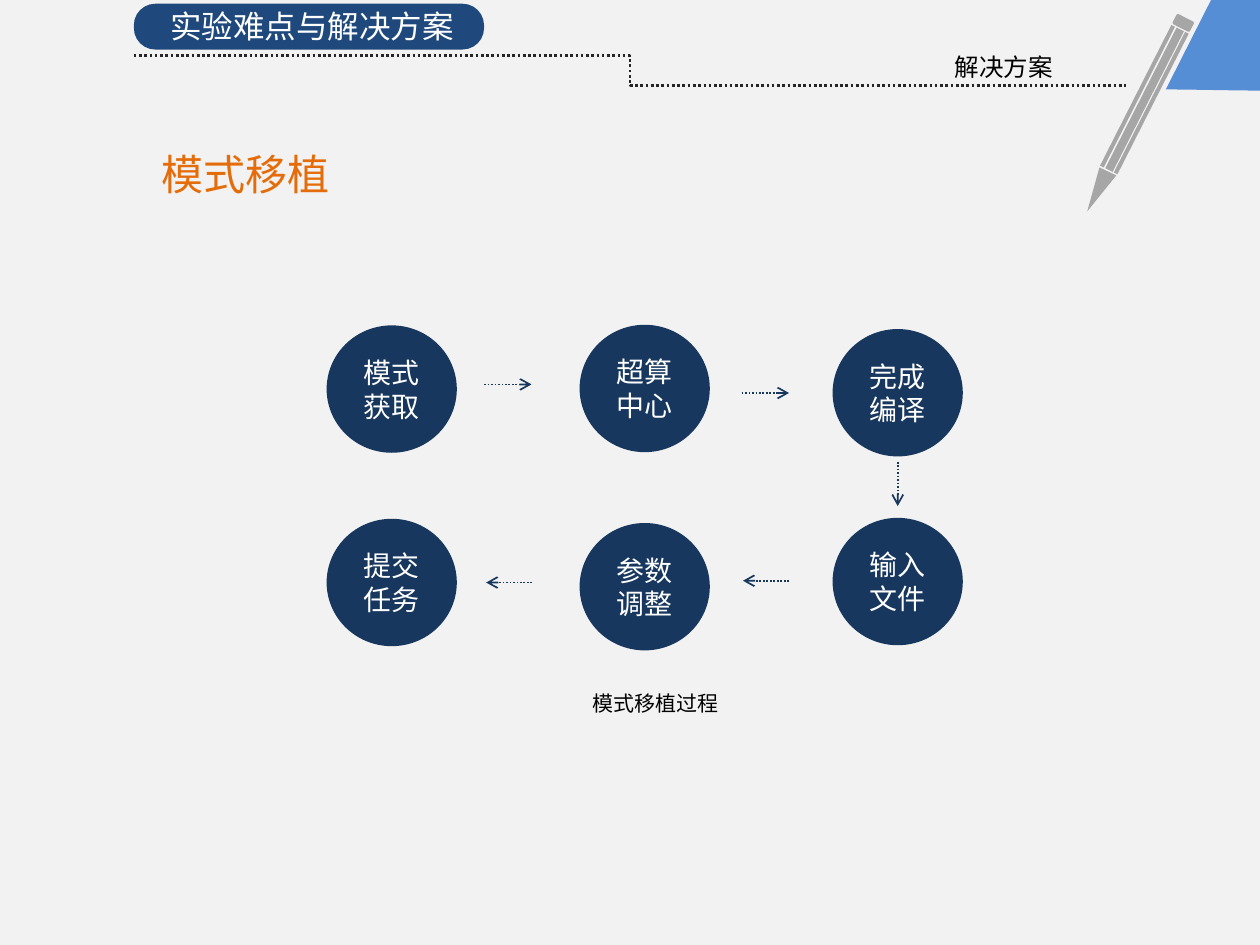
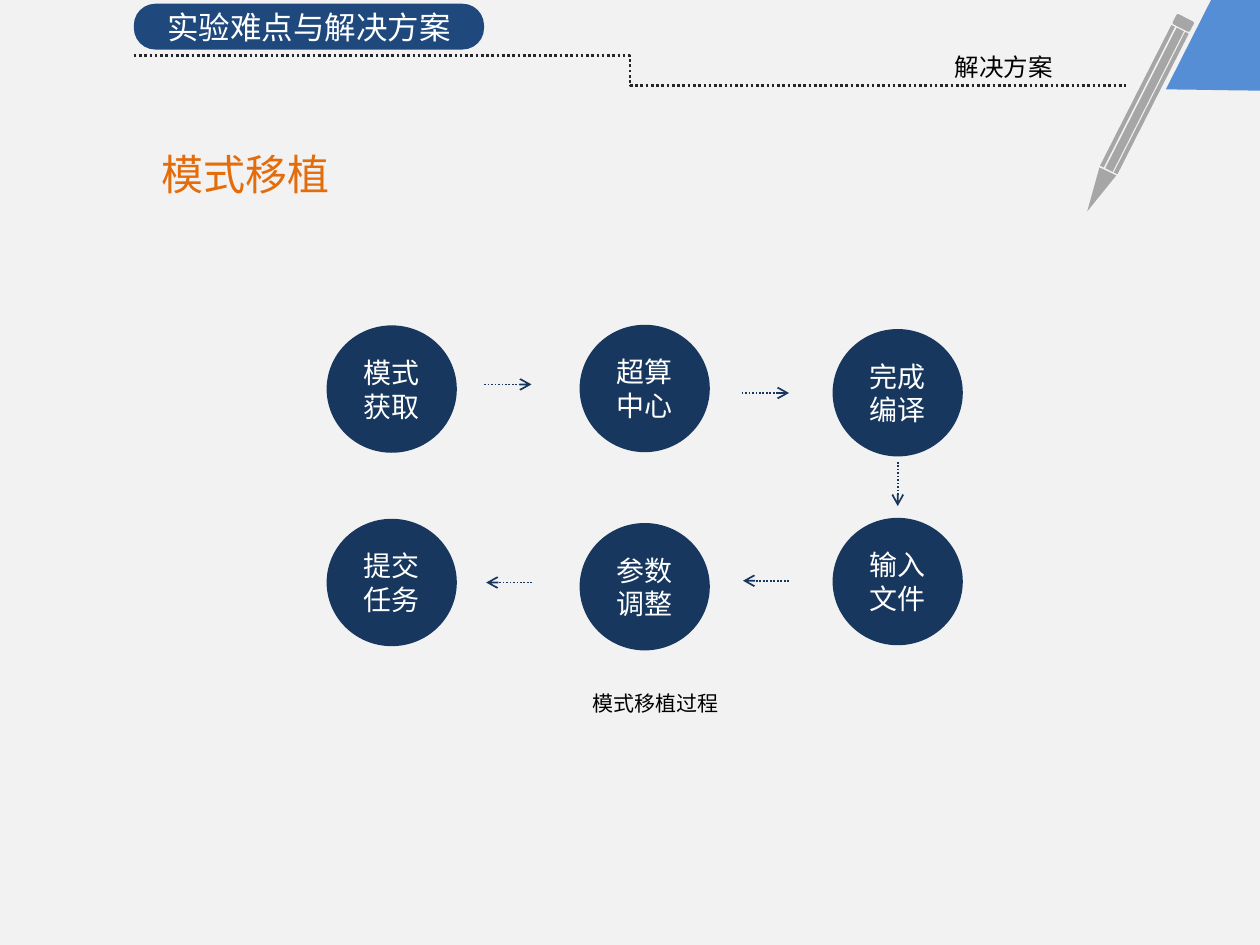
Before and after one commit to KrisCheng/GraduationDesign, a slide deck: slide 9 of FinalPaper/毕业答辩.pptx. Drawn at 1260x945 pixels with LibreOffice and Linux fonts; fonts in the diff are those of the drawing. Boxes give left, top, right and bottom in pixels: in the first picture for what was removed or moved away, otherwise in the second. Text is boxed around its words. In the diff, an @@ line names an element or a change of style, - is before the commit and + after.

```diff
--- a/FinalPaper/毕业答辩.pptx
+++ b/FinalPaper/毕业答辩.pptx
@@ text in rounded rectangle at bbox=[167, 12, 451, 42]: text added @@
+实验难点与解决方案
@@ text removed at bbox=[170, 11, 454, 41] @@
-实验难点与解决方案
```
Also in this commit, not shown: 11 other slides changed, 5 slides added, 11 slides removed, 1 other file.
